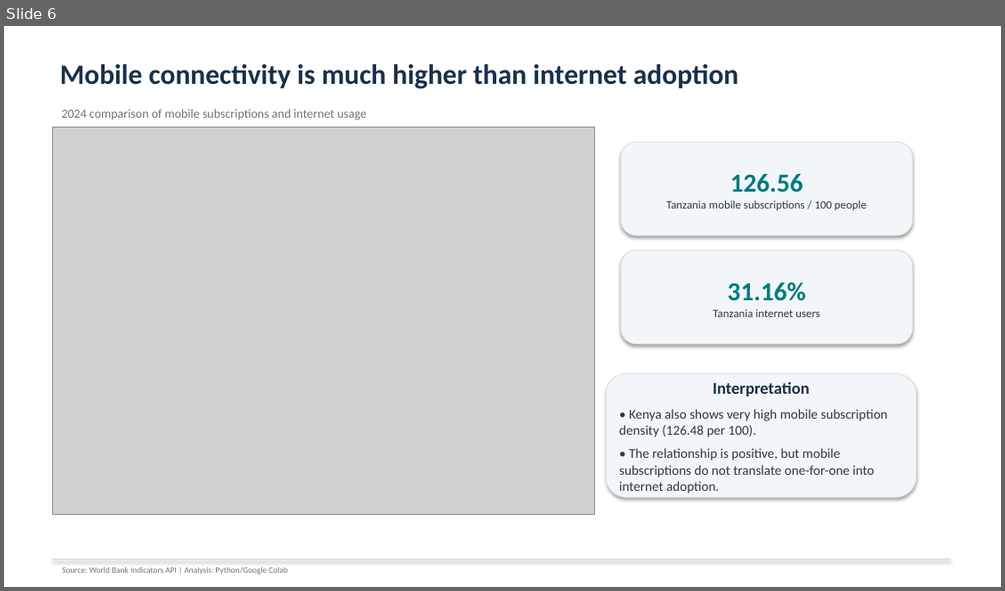
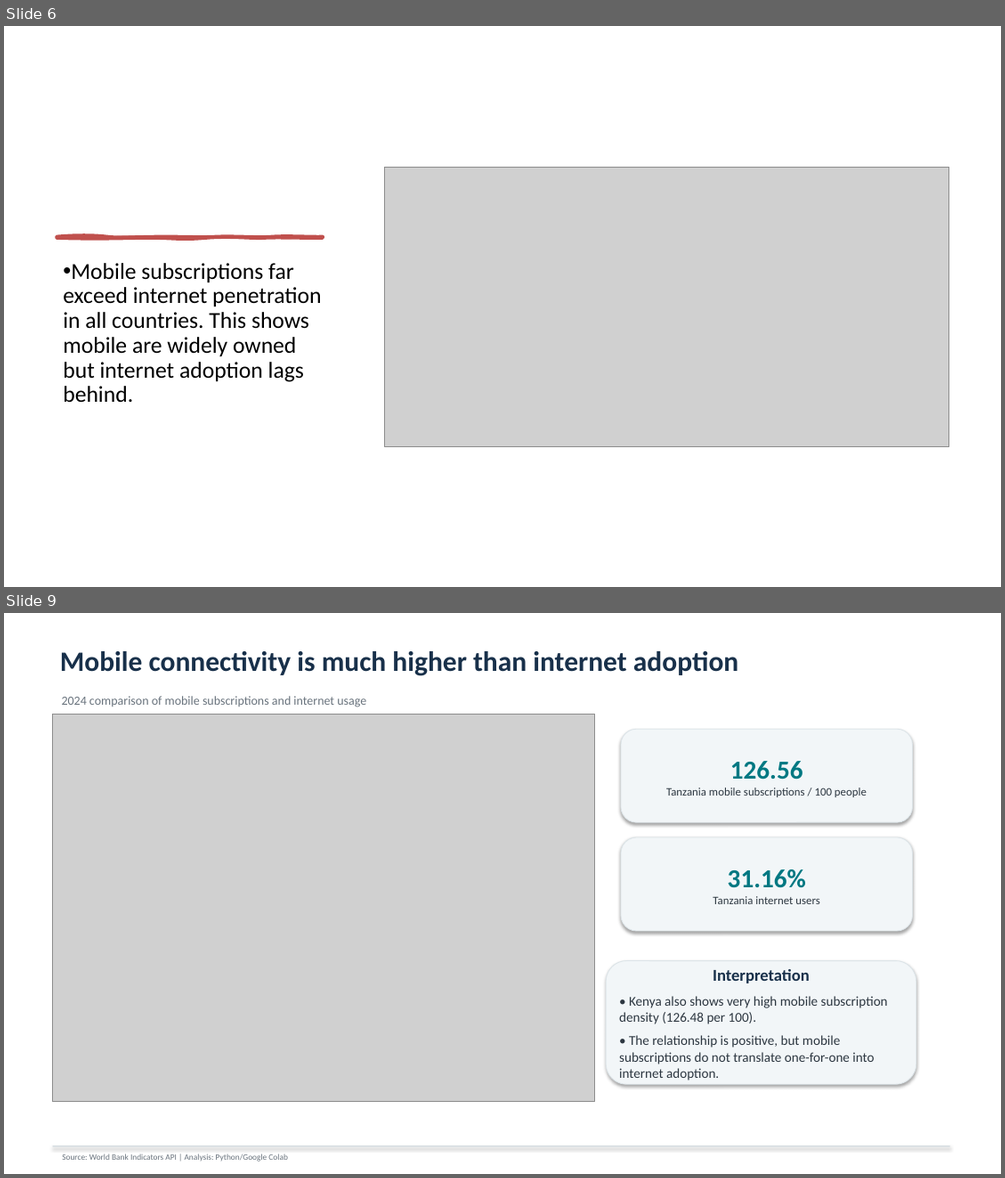
Before and after one commit to kathembo-tsongo/Digital-transformation_semester_Project_Group_2, a slide deck: Group 2 Capstone-Digital Transformation.pptx. Shown one above the other, each under a label of ours: slide 6 before the commit, slides 6 and 9 after it; the slides between them are not shown. The pictures are 1005x591 and 1005x1178 pixels, drawn with LibreOffice and Linux fonts; fonts in the diff are those of the drawing; grey boxes stand for pictures. Boxes give left, top, right and bottom in pixels: in the first picture for what was removed or moved away, otherwise in the second. Text is boxed around its words. In the diff, an @@ line names an element or a change of style, - is before the commit and + after.

```diff
--- a/Group 2 Capstone-Digital Transformation.pptx
+++ b/Group 2 Capstone-Digital Transformation.pptx
@@ slide 6 added at bbox=[4, 26, 1001, 587], background #FFFFFF @@
@@ picture added at bbox=[385, 167, 949, 446] @@
@@ freeform shape added at bbox=[57, 236, 323, 238], fill #C0504D, outline #C0504D 3 pt @@
@@ text added at bbox=[63, 263, 321, 402], 22 pt, text #000000 @@
+• Mobile subscriptions far exceed internet penetration in all countries. This shows mobile are widely owned but internet adoption lags behind.
@@ what was slide 6 is now slide 9 @@
```
Also in this commit, not shown: 2 slides changed, 4 other slides added, 1 slide removed, 1 other file.
